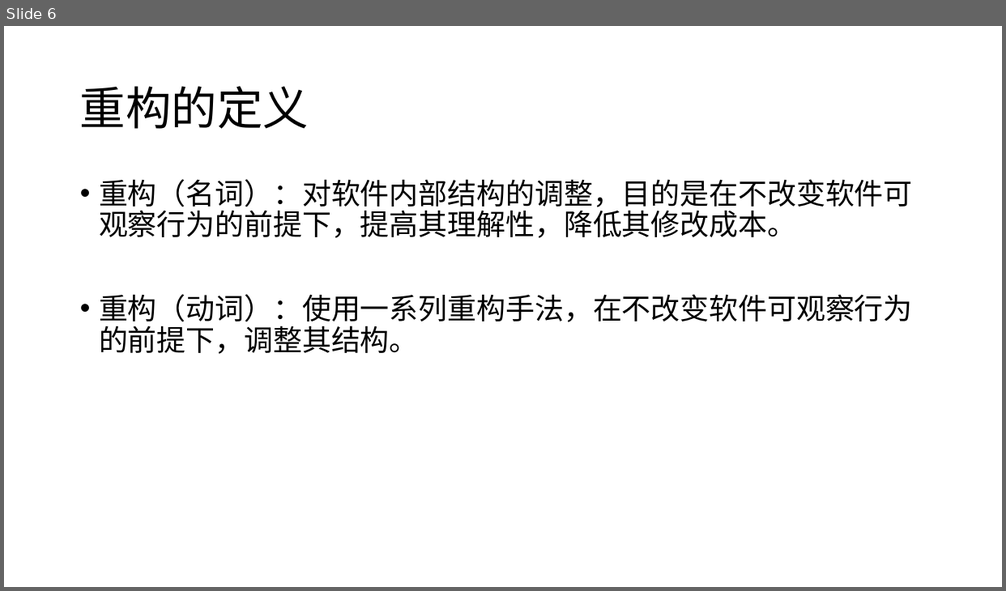
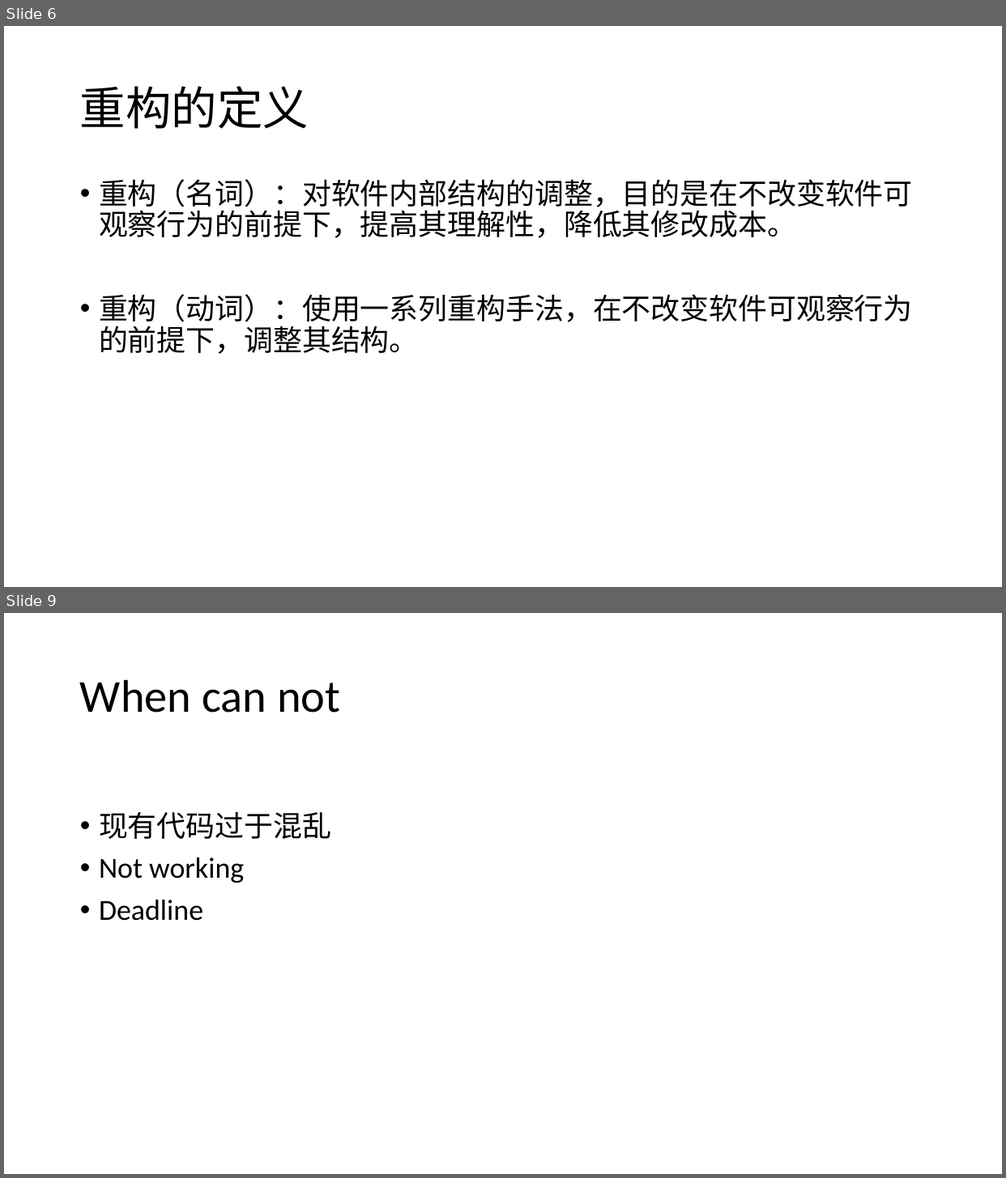
Before and after one commit to YingVickyCao/YingVickyCao.github.io, a slide deck: books/refactoring_improve_the_design_of_existing_code/Refactoring.pptx. Shown one above the other, each under a label of ours: slide 6 before the commit, slides 6 and 9 after it; the slides between them are not shown. The pictures are 1006x591 and 1006x1178 pixels, drawn with LibreOffice and Linux fonts; fonts in the diff are those of the drawing. Boxes give left, top, right and bottom in pixels: in the first picture for what was removed or moved away, otherwise in the second. Text is boxed around its words. In the diff, an @@ line names an element or a change of style, - is before the commit and + after.

```diff
--- a/books/refactoring_improve_the_design_of_existing_code/Refactoring.pptx
+++ b/books/refactoring_improve_the_design_of_existing_code/Refactoring.pptx
@@ slide 9 added at [4,613,1002,1174], background #FFFFFF @@
@@ title added at [80,679,340,713], 44 pt, text #000000 @@
+When can not
@@ text added at [99,812,331,921], 28 pt, text #000000 @@
+• 现有代码过于混乱
+• Not working
+• Deadline
```
Also in this commit, not shown: 7 slides changed, 7 other slides added, 1 slide removed, 1 other file.
